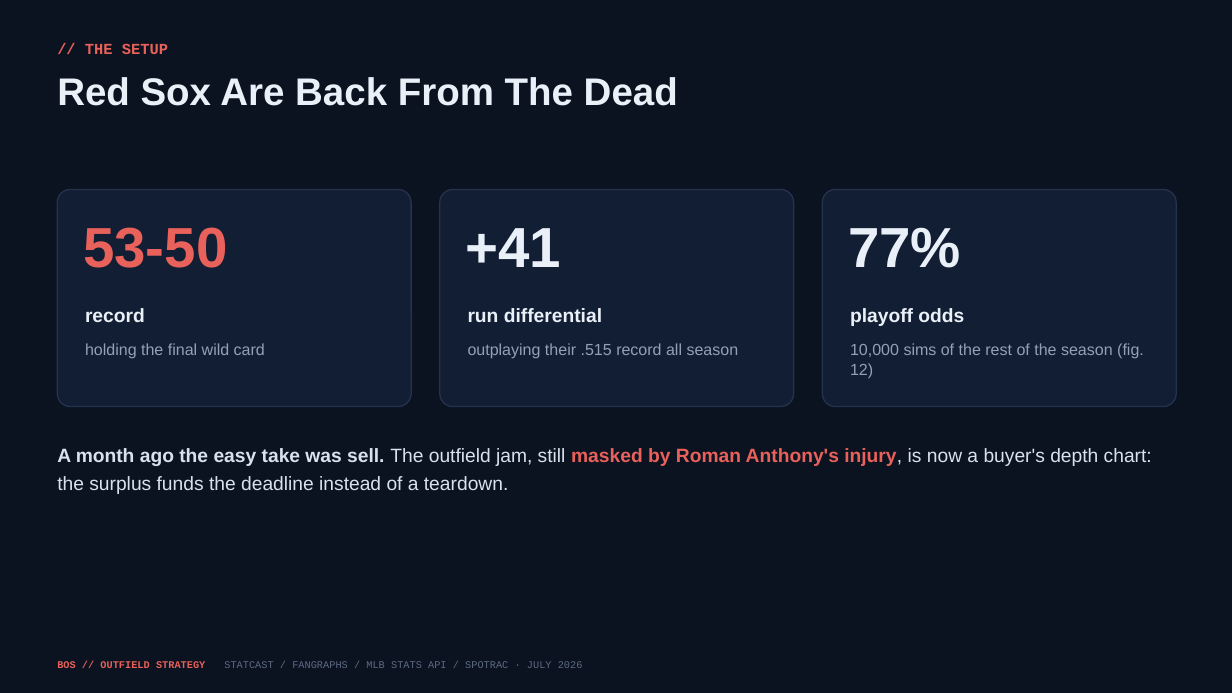
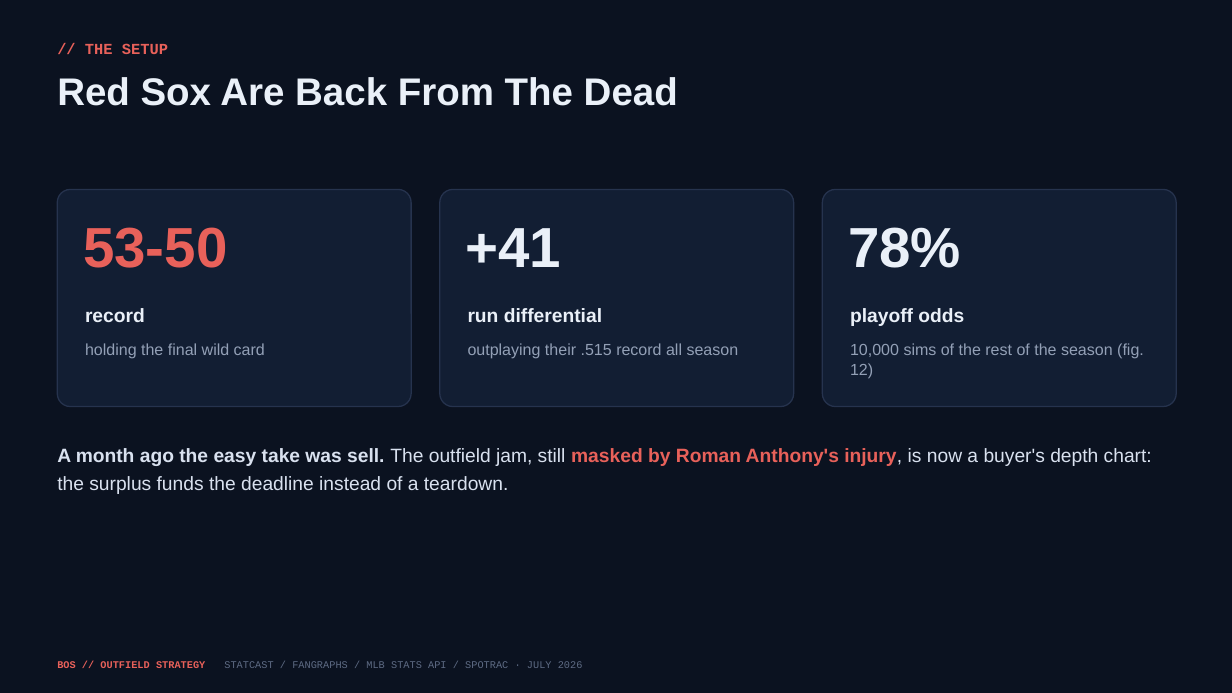
Before and after one commit to justinloo12/jarren-duran-outlier-analysis, a slide deck: slide 2 of outputs/Red_Sox_Trade_Deadline.pptx. Drawn at 1232x693 pixels with LibreOffice and Linux fonts; fonts in the diff are those of the drawing. Boxes give left, top, right and bottom in pixels: in the first picture for what was removed or moved away, otherwise in the second. Text is boxed around its words. In the diff, an @@ line names an element or a change of style, - is before the commit and + after.

```diff
--- a/outputs/Red_Sox_Trade_Deadline.pptx
+++ b/outputs/Red_Sox_Trade_Deadline.pptx
@@ text at <box>848,227,961,268</box>: text changed @@
-77%
+78%
```
Also in this commit, not shown: 1 other slide changed, 11 other files.
